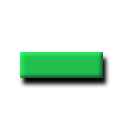
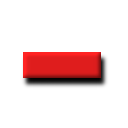
Layers edited between the first and the second (128, 128) image:
painted on "Sign" over [20, 52, 103, 78]
painted on "Sign shadow" over [18, 52, 111, 88]
